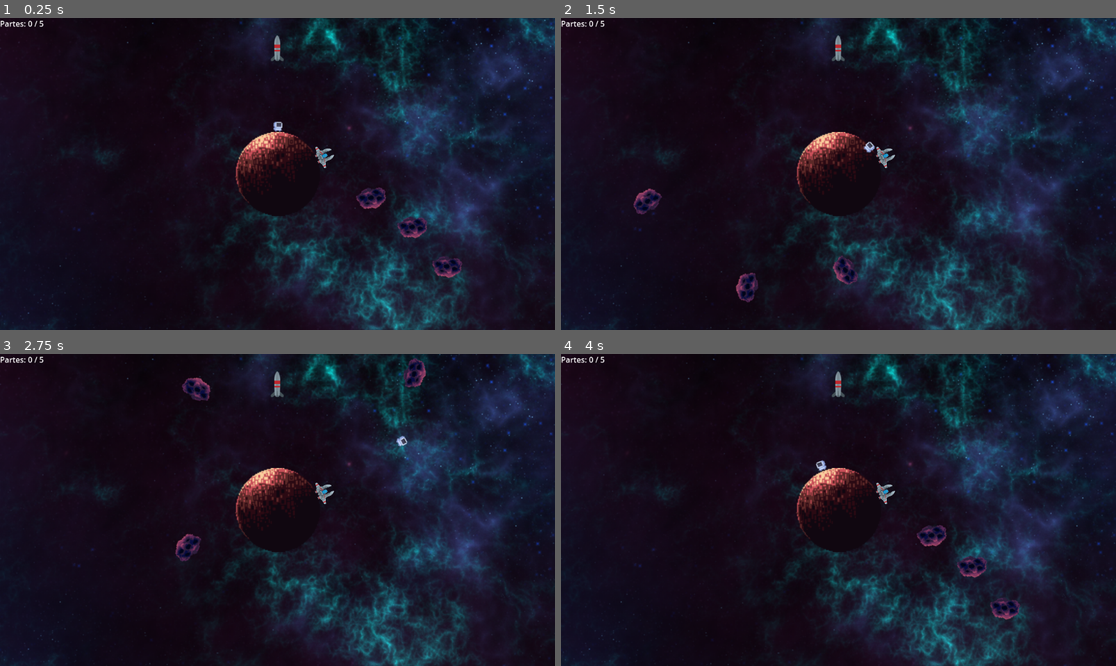
Above: before the commit, frames 1-4 (two rows, left to right).
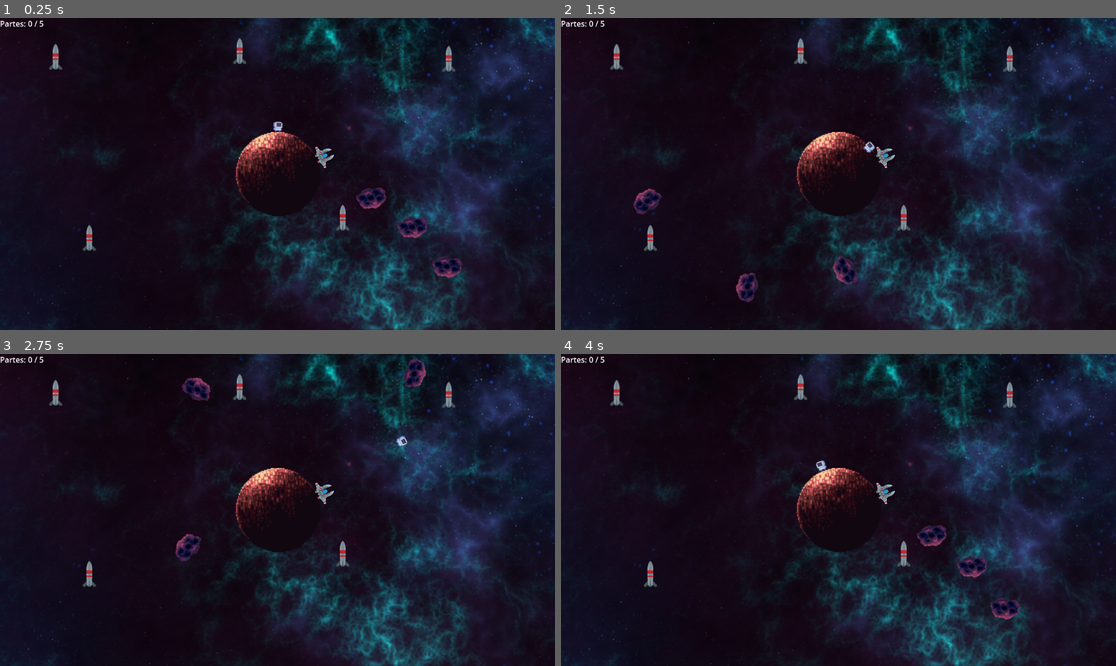
Above: after the commit, the same moments.

Repository: Madonexx/Proyecto-chicho
Game: Godot game, scene res://Escenas/main.tscn
Two runs of this game, one before a commit and one after it. Both use one fixed random seed, a clock stepped at 60 frames per second and the inputs below.
Inputs (mouse positions are in pixels of both pictures, inside the frame that each line leads up to):
- Up to frame 1 (0.25 s): no input
- Up to frame 2 (1.5 s): move the mouse to (960, 158) at 0.52 s; hold D (derecha) 0.53-1.28 s; tap E (interact) at 0.6 s; move the mouse to (727, 189) at 1.27 s; hold A (izquierda) from 1.28 s (still down); right-click (727, 189) at 1.35 s
- Up to frame 3 (2.75 s): tap E (interact) at 1.55, 2.3 s; move the mouse to (333, 441) at 2.02 s; release A (izquierda) at 2.03 s; press the mouse at (333, 441) at 2.03 s; hold D (derecha) from 2.03 s (still down)
- Up to frame 4 (4 s): move the mouse to (810, 572) at 2.77 s; release D (derecha) at 2.78 s; release the mouse at (810, 572) at 2.78 s; hold W (arriba) 2.78-3.53 s; tap E (interact) at 2.85, 3.6 s; move the mouse to (1005, 556) at 3.52 s; hold A (izquierda) from 3.53 s (still down)

The runs differ from the first frame. In frame 1, 0.6% of the frame differs, in the area x 8-83%, y 5-75%; in frame 2, 0.6%; in frame 3, 0.6%; in frame 4, 0.6%.

Commit message:
habemus juegito

Diff:
--- a/Escenas/ShipPart.tscn
+++ b/Escenas/ShipPart.tscn
@@ -7,15 +7,15 @@
 radius = 7.0
 height = 58.0
 
-[node name="ShipPart" type="Node2D" groups=["ship_parts"]]
-
-[node name="ShipPart" type="RigidBody2D" parent="." groups=["ship_parts"]]
+[node name="ShipPart" type="RigidBody2D" groups=["ship_parts"]]
 freeze = true
 script = ExtResource("1_hy6wg")
 
-[node name="Sprite2D" type="Sprite2D" parent="ShipPart"]
+[node name="Sprite2D" type="Sprite2D" parent="."]
+scale = Vector2(0.5, 0.5)
 texture = ExtResource("1_beh85")
 
-[node name="CollisionShape2D" type="CollisionShape2D" parent="ShipPart"]
-position = Vector2(0, 8)
+[node name="CollisionShape2D" type="CollisionShape2D" parent="."]
+position = Vector2(0, 4)
+scale = Vector2(0.5, 0.5)
 shape = SubResource("CapsuleShape2D_hy6wg")
--- a/Escenas/main.tscn
+++ b/Escenas/main.tscn
@@ -75,5 +75,16 @@
 scale = Vector2(0.1, 0.1)
 
 [node name="ShipPart" parent="." instance=ExtResource("9_1md0r")]
-position = Vector2(0, -134)
-scale = Vector2(0.5, 0.5)
+position = Vector2(177.99998, -123)
+
+[node name="ShipPart2" parent="." instance=ExtResource("9_1md0r")]
+position = Vector2(-230.00002, -125)
+
+[node name="ShipPart3" parent="." instance=ExtResource("9_1md0r")]
+position = Vector2(-195, 63)
+
+[node name="ShipPart4" parent="." instance=ExtResource("9_1md0r")]
+position = Vector2(68, 42)
+
+[node name="ShipPart5" parent="." instance=ExtResource("9_1md0r")]
+position = Vector2(-39, -131)
--- a/Scripts/player.gd
+++ b/Scripts/player.gd
@@ -4,6 +4,11 @@
 # --- Variables de Movimiento ---
 @export var rotation_speed: float = 2.5   # Velocidad de A/D (radianes/seg)
 @export var radial_speed: float = 150.0  # Velocidad del mouse (píxeles/seg)
+
+# ¡NUEVA VARIABLE! Define dónde carga la parte.
+# (0, -60) significa 60 píxeles "arriba" de la cabeza del jugador.
+# ¡Puedes ajustar este valor en el Inspector!
+@export var carry_offset: Vector2 = Vector2(0, -20)
 
 # --- Referencias ---
 # ¡Arrastra tu nodo Planeta (el Area2D) aquí en el Inspector!
@@ -83,9 +88,14 @@
 		else:
 			pickup_part()
 
-	# ¡YA NO HAY MOVE_AND_SLIDE()!
-
-
+# --- 7. ¡NUEVO! Mover la parte si la estamos cargando ---
+	if carried_part:
+		# Calculamos el offset "arriba" del jugador, rotado con el jugador
+		var rotated_offset = carry_offset.rotated(rotation)
+		# Movemos la parte a esa posición global
+		carried_part.global_position = global_position + rotated_offset
+		# (Opcional) hacer que la parte rote junto con el jugador
+		carried_part.rotation = rotation
 # --- FUNCIONES DE AGARRE (COPIA Y PEGA TUS FUNCIONES ANTIGUAS) ---
 # (Estas funciones no necesitan cambiar en absoluto)
 
@@ -93,27 +103,34 @@
 	var bodies = grabber_area.get_overlapping_bodies()
 	for body in bodies:
 		if body.is_in_group("ship_parts"):
+			if body.is_being_carried:
+				continue
 			carried_part = body
-			carried_part.pickup(self)
-			print("¡Parte recogida!")
+			carried_part.pickup()
+			print("Parte agarrada")
 			break
 
 func drop_part():
 	if not carried_part:
 		return
 	var areas = grabber_area.get_overlapping_areas()
+	var delivered = false
+
 	for area in areas:
 		if area.is_in_group("ship_base"):
 			print("¡Parte entregada!")
 			get_parent().deliver_part()
 			carried_part.queue_free()
-			carried_part = null
-			return
+			delivered = true
+			break
+
+	if delivered:
+		carried_part = null
+		return
 
 	print("Parte soltada.")
-	var part_to_drop = carried_part
+	carried_part.drop(false)
 	carried_part = null
-	part_to_drop.drop(get_parent(), global_position)
 
 
 func _on_area_entered(area: Area2D) -> void:
--- a/Scripts/ship_part.gd
+++ b/Scripts/ship_part.gd
@@ -1,38 +1,18 @@
 extends RigidBody2D
 
-# Esta variable nos dirá si el jugador la está cargando
 var is_being_carried: bool = false
 
-# Esta función será llamada por el JUGADOR cuando la recoja
-func pickup(player_node: Node2D):
-	if is_being_carried:
-		return
-
+# El jugador llama a esto cuando la recoge
+func pickup():
 	is_being_carried = true
-
-	# Hacemos que la parte sea hija del jugador
-	# Esto hace que se mueva automáticamente con el jugador
-	reparent(player_node)
-
-	# La posicionamos justo "encima" de la cabeza del jugador (ajusta esto)
-	position = Vector2(0, -60)
-
-	# Nos aseguramos de que siga "congelada" y no cause colisiones raras
+	# Congelamos para que no reaccione a la física mientras la cargamos
 	freeze = true
 
-
-# Esta función será llamada por el JUGADOR si la suelta
-func drop(new_parent: Node, drop_position: Vector2):
-	if not is_being_carried:
-		return
-
+# El jugador llama a esto cuando la suelta
+func drop(is_delivered: bool):
 	is_being_carried = false
-
-	# La devolvemos a la escena principal (Main)
-	reparent(new_parent)
-
-	# La colocamos donde estaba el jugador
-	global_position = drop_position
-
-	# La "descongelamos" para que la gravedad le afecte si la suelta
-	freeze = false
+	if not is_delivered:
+		# Si no fue entregada (solo soltada),
+		# la descongelamos para que la gravedad del planeta le afecte.
+		freeze = false
+	# Si fue entregada, se queda congelada y el player la destruye.
